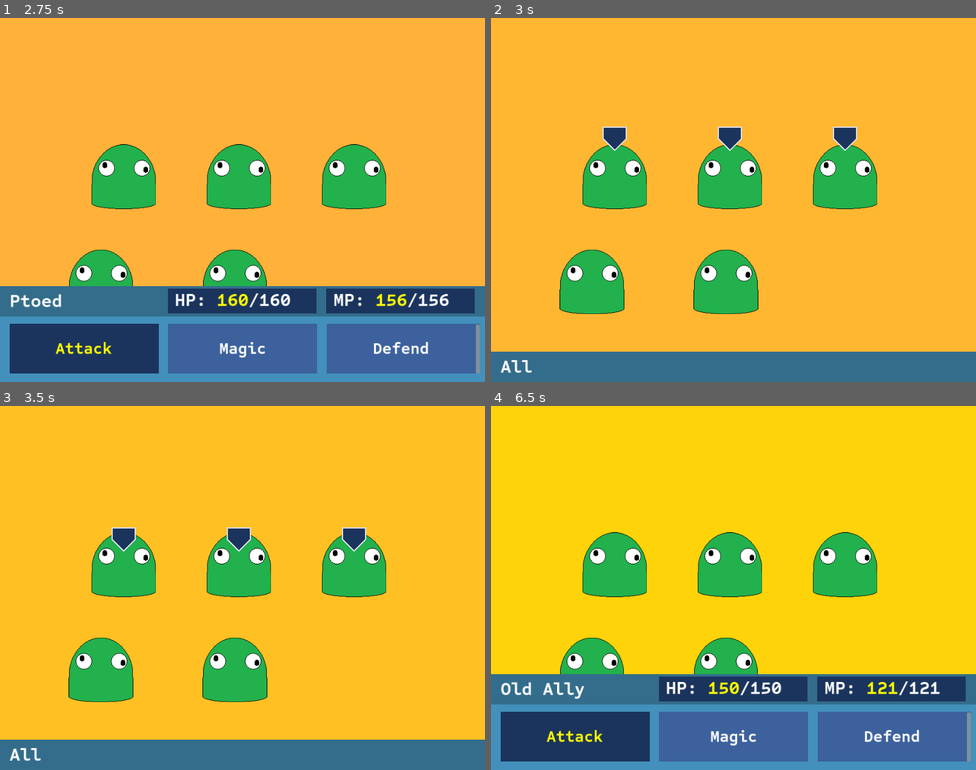
Above: before the commit, frames 1-4 (two rows, left to right).
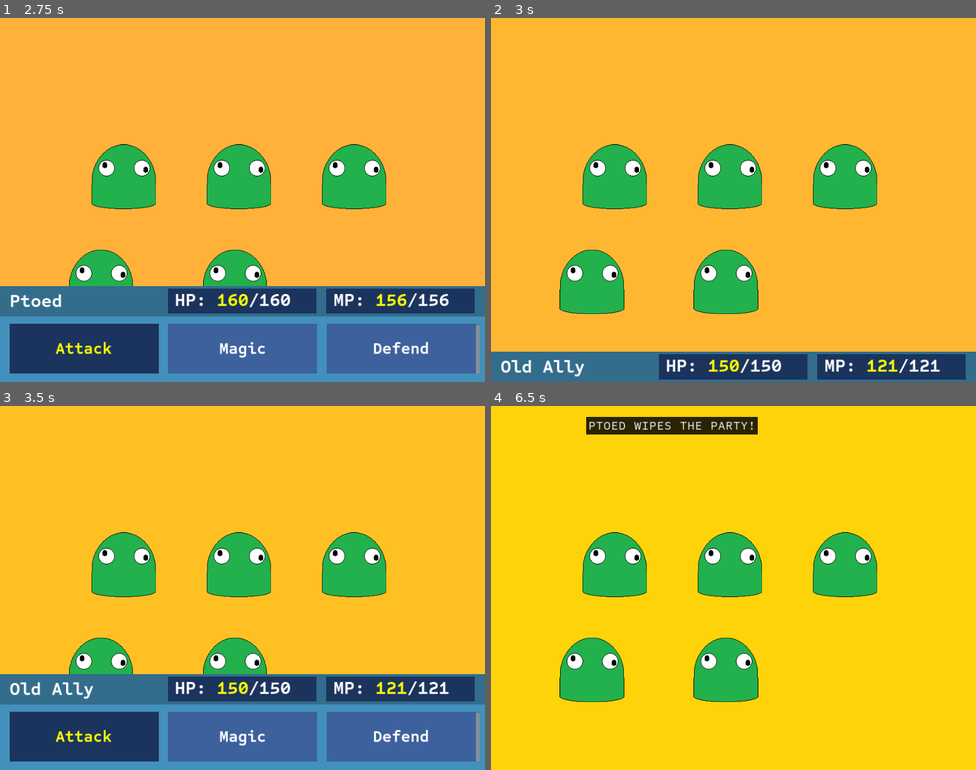
Above: after the commit, the same moments.

Repository: Tougon/CopyrightRPG
Game: Godot game, scene res://src/RPGData/Scenes/BattleScene.tscn
The game is run twice, just before and just after one commit, with the same random seed, the same clock (stepped at 60 frames per second) and the same inputs. Video files are missing from this copy of the repository; at most half a second of black plays in their place.
Inputs (mouse positions are in pixels of both pictures, inside the frame that each line leads up to):
- Up to frame 1 (2.75 s): tap Enter (ui_accept) at 0.5, 0.77, 2 s; move the mouse to (349, 181) at 0.52 s; press the mouse at (349, 181) at 0.53 s; release the mouse at (349, 181) at 1.25 s; drag from (145, 218) to (218, 272) at 1.27 s; move the mouse to (291, 119) at 2.02 s; press the mouse at (291, 119) at 2.03 s
- Up to frame 2 (3 s): release the mouse at (782, 119) at 2.75 s; click "Attack" at 2.75 s
- Up to frame 3 (3.5 s): no input
- Up to frame 4 (6.5 s): click (733, 737) at 3.5 s, where only the run after the commit has a clickable "Magic"; click (893, 737) at 4.25 s, where only the run after the commit has a clickable "Defend"; click (573, 737) at 5 s, where only the run after the commit has a clickable "Attack"; tap Enter (ui_accept) at 5.75 s; drag from (709, 660) to (588, 533) at 5.77 s

Frame 1 is identical in both runs. In frame 2, 5.3% of the frame differs, in the area x 2-98%, y 29-100%; in frame 3, 24%; in frame 4, 28%, in the area x 0-100%, y 3-100%.

Commit message:
2-3-24 - Various
Fixed weird hang when selecting a move
Added support for random targeted attacks

Diff:
--- a/assets/Spells/test_multi_attack_spell.tres
+++ b/assets/Spells/test_multi_attack_spell.tres
@@ -20,14 +20,14 @@
 check_accuracy = false
 spell_accuracy = 33.0
 check_accuracy_per_hit = true
-spell_accuracy_per_hit = 50.0
+spell_accuracy_per_hit = 90.0
 can_critical = true
 critical_chance = 16
 spell_name_key = "T_SPELL_ATTACK"
 spell_description_key = ""
 spell_cast_message_key = "T_CAST_PARTYWIPE"
 spell_type = 1
-spell_target = 3
+spell_target = 2
 spell_cost = 0
 spell_priority = 0
 spell_flags = Array[Resource("res://addons/tflags/scripts/tflag.gd")]([])
--- a/src/AnimationSequence/Scripts/animation_sequence.gd
+++ b/src/AnimationSequence/Scripts/animation_sequence.gd
@@ -21,6 +21,7 @@
 var user : EntityController;
 var target : Array[EntityController];
 
+var spell_data : Spell;
 var spell_cast : Array[SpellCast];
 var aso : AnimationSequenceObject;
 
@@ -55,6 +56,8 @@
 
 	if spell_cast != null :
 		for spell in spell_cast:
+			if spell.spell != null :
+				spell_data = spell.spell;
 			if spell != null && spell.get_number_of_hits() > loop :
 				loop = spell.get_number_of_hits();
 
--- a/src/EventManager/EventManager.gd
+++ b/src/EventManager/EventManager.gd
@@ -15,6 +15,7 @@
 signal register_player(entity : EntityController);
 signal register_enemy(entity : EntityController);
 
+signal set_player_ready();
 signal set_active_player(entity : EntityController);
 signal player_menu_cancel();
 
--- a/src/RPGData/Scenes/BattleScene.gd
+++ b/src/RPGData/Scenes/BattleScene.gd
@@ -81,7 +81,8 @@
 
 # Name may be changed but this is the phase where we choose actions for the turn.
 func _decision_phase():
-	await get_tree().create_timer(1.5).timeout
+	# For what purpose, Evan? For what purpose?
+	#await get_tree().create_timer(1.5).timeout
 
 	while current_player_index < players.size():
 		await get_tree().process_frame;
--- a/src/RPGData/Scenes/UI/player_battle_target_entry_ui.gd
+++ b/src/RPGData/Scenes/UI/player_battle_target_entry_ui.gd
@@ -28,6 +28,9 @@
 
 
 func _on_focus_entered():
+	if targets.size() <= 0:
+		return;
+
 	selected = true;
 	EventManager.highlight_target.emit(targets[0], all);
 	for i in arrows.size():
--- a/src/RPGData/Scenes/UI/player_battle_target_ui.gd
+++ b/src/RPGData/Scenes/UI/player_battle_target_ui.gd
@@ -52,9 +52,18 @@
 	var spell_target = entity.current_action.spell_target;
 	var targets = entity.get_possible_targets();
 	# TODO: implement behavior for random targetting.
-	# This was not in the old project
+	if spell_target == Spell.SpellTarget.RandomEnemyPerHit :
+		entity.current_target = targets;
+		entity.is_ready = true;
+		return;
 
-	if spell_target == Spell.SpellTarget.All || spell_target == Spell.SpellTarget.AllEnemy || spell_target == Spell.SpellTarget.AllParty:
+	elif spell_target == Spell.SpellTarget.RandomEnemy :
+		var random_index = randi_range(0, targets.size() - 1);
+		entity.current_target = [ targets[random_index] ];
+		entity.is_ready = true;
+		return;
+
+	elif spell_target == Spell.SpellTarget.All || spell_target == Spell.SpellTarget.AllEnemy || spell_target == Spell.SpellTarget.AllParty:
 		var info = target_info_pool[0];
 		info.visible = true;
 
